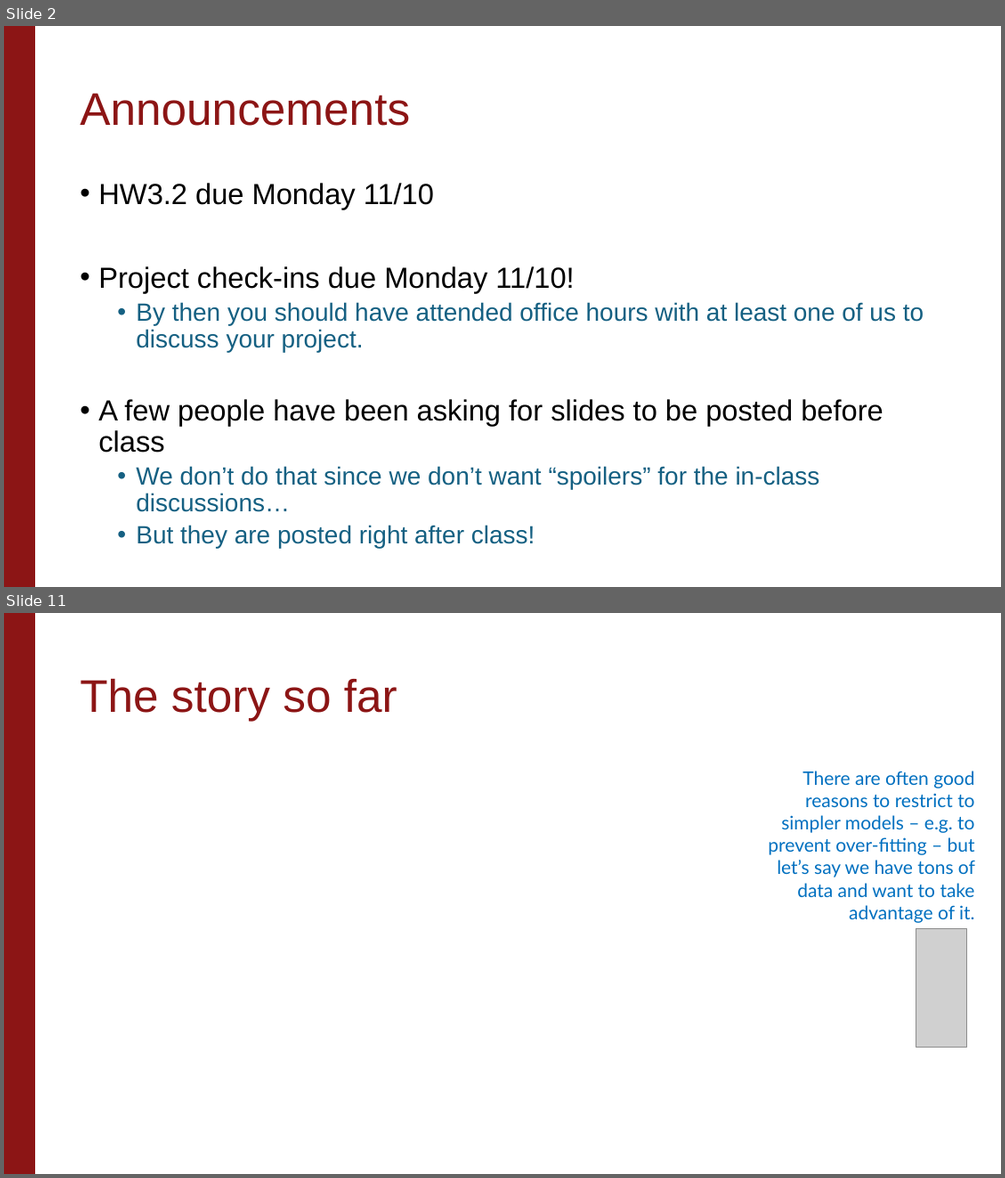
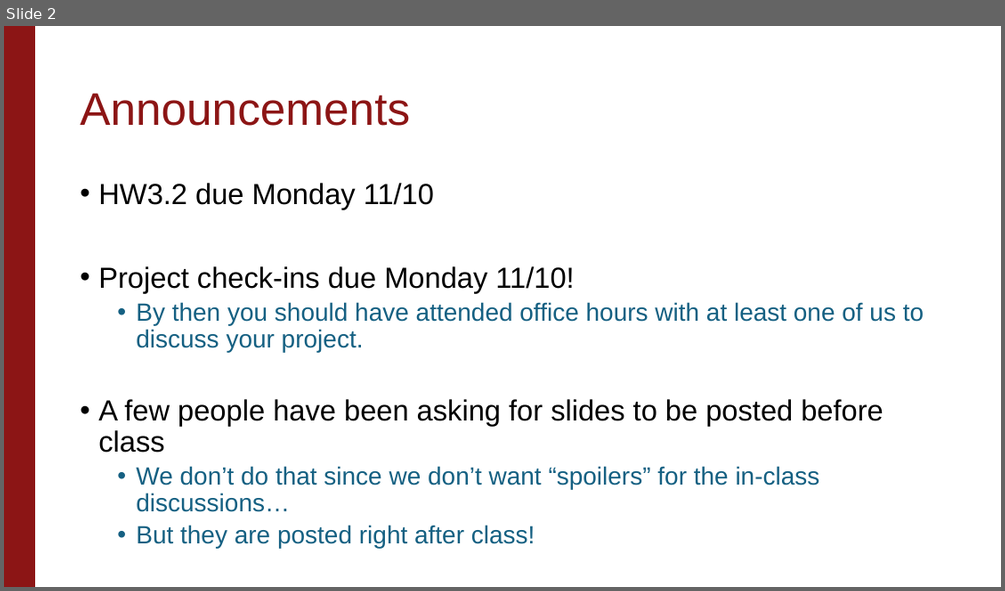
Before and after one commit to stanford-causal-inference-class/stanford-causal-inference-class.github.io, a slide deck: materials/lecture-slides/Unit3_Lecture4.pptx. Shown one above the other, each under a label of ours: slides 2 and 11 before the commit, slide 2 after it; the slides between them are not shown. The pictures are 1005x1178 and 1005x591 pixels, drawn with LibreOffice and Linux fonts; fonts in the diff are those of the drawing; grey boxes stand for pictures; background and template pictures are left out. Boxes give left, top, right and bottom in pixels: in the first picture for what was removed or moved away, otherwise in the second. Text is boxed around its words. In the diff, an @@ line names an element or a change of style, - is before the commit and + after.

```diff
--- a/materials/lecture-slides/Unit3_Lecture4.pptx
+++ b/materials/lecture-slides/Unit3_Lecture4.pptx
@@ slide 11 removed at box(4, 613, 1001, 1174), background #FFFFFF; not listed: 1 template element that a slide beside it also shows @@
@@ title removed at box(80, 678, 397, 721) @@
-The story so far
@@ text removed at box(768, 771, 975, 923) @@
-There are often good reasons to restrict to simpler models – e.g. to prevent over-fitting – but let’s say we have tons of data and want to take advantage of it.
@@ picture removed at box(915, 929, 966, 1046) @@
```
Also in this commit, not shown: 1 slide changed, 26 other slides removed, 1 other file.
